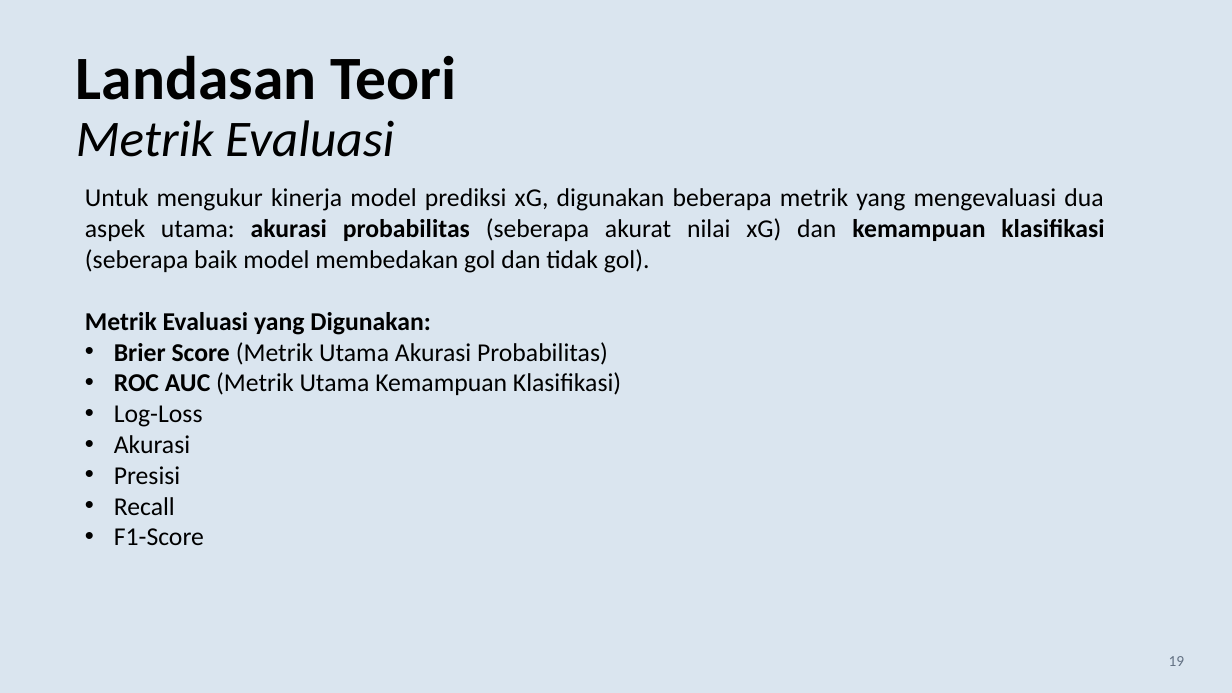
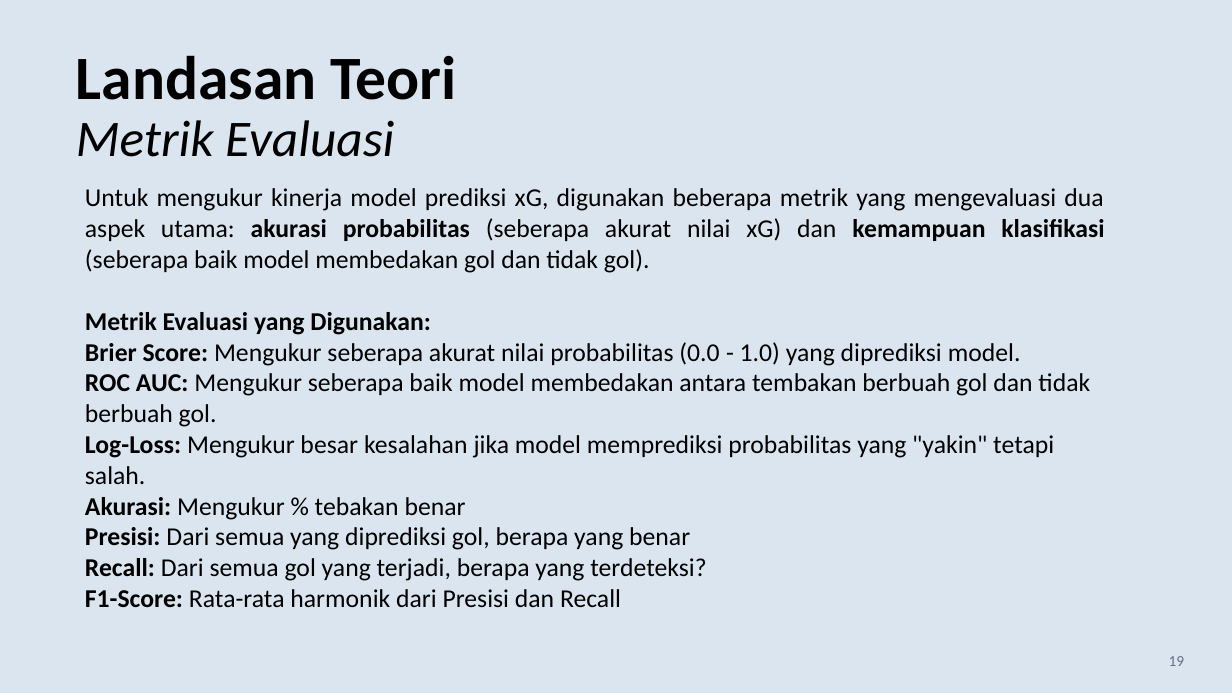
Before and after one commit to fadhilra101/skripsi, a slide deck: slide 19 of ppt/PPT SEMHAS Fadhil Raihan Akbar 11210930000101.pptx. Drawn at 1232x693 pixels with LibreOffice and Linux fonts; fonts in the diff are those of the drawing. Boxes give left, top, right and bottom in pixels: in the first picture for what was removed or moved away, otherwise in the second. Text is boxed around its words. In the diff, an @@ line names an element or a change of style, - is before the commit and + after.

```diff
--- a/ppt/PPT SEMHAS Fadhil Raihan Akbar 11210930000101.pptx
+++ b/ppt/PPT SEMHAS Fadhil Raihan Akbar 11210930000101.pptx
@@ text at [85,342,1090,607]: text changed @@
-• Brier Score (Metrik Utama Akurasi Probabilitas)
-• ROC AUC (Metrik Utama Kemampuan Klasifikasi)
-• Log-Loss
-• Akurasi
-• Presisi
-• Recall
-• F1-Score
+Brier Score: Mengukur seberapa akurat nilai probabilitas (0.0 - 1.0) yang diprediksi model.
+ROC AUC: Mengukur seberapa baik model membedakan antara tembakan berbuah gol dan tidak berbuah gol.
+Log-Loss: Mengukur besar kesalahan jika model memprediksi probabilitas yang "yakin" tetapi salah.
+Akurasi: Mengukur % tebakan benar
+Presisi: Dari semua yang diprediksi gol, berapa yang benar
+Recall: Dari semua gol yang terjadi, berapa yang terdeteksi?
+F1-Score: Rata-rata harmonik dari Presisi dan Recall
```
Also in this commit, not shown: 28 other slides changed, 33 slides added, 2 slides removed, 3 other files.
